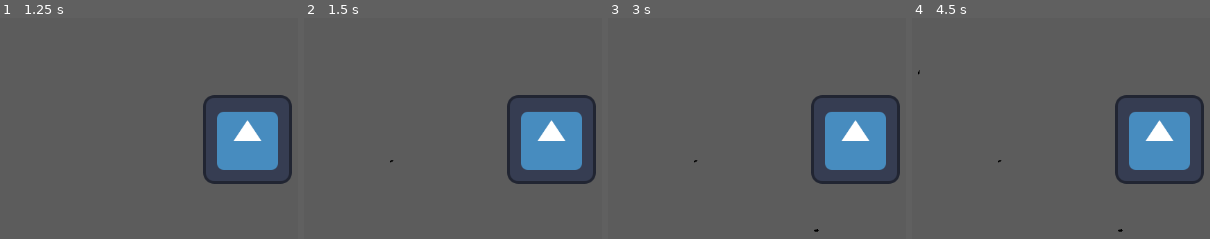
Above: before the commit, frames 1-4 (left to right).
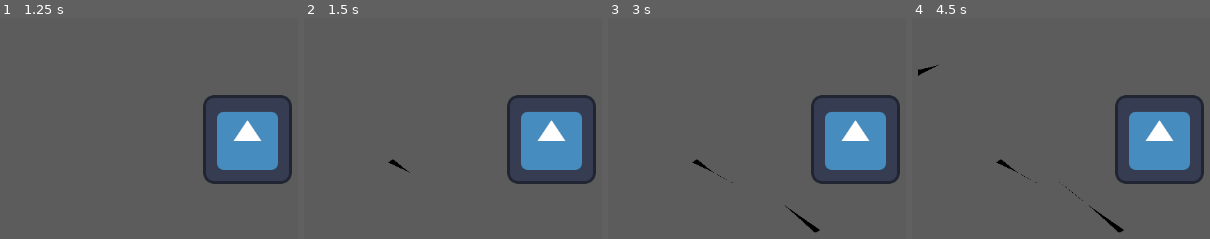
Above: after the commit, the same moments.

Repository: celyk/godot-ipad-demos
Game: Godot game, scene res://main.tscn
The game is run twice, just before and just after one commit, with the same random seed, the same clock (stepped at 60 frames per second) and the same inputs. The engine's default icon, where the game draws it, is replaced by a stand-in: a white triangle on a blue panel in a dark square.
Inputs (mouse positions are in pixels of both pictures, inside the frame that each line leads up to):
- Up to frame 1 (1.25 s): tap Enter at 0.5 s; move the mouse to (outside the picture) at 0.52 s; click (outside the picture) at 0.67 s
- Up to frame 2 (1.5 s): tap Space at 1.25 s; drag from (390, 161) to (512, 230) at 1.27 s
- Up to frame 3 (3 s): tap Enter at 2 s; move the mouse to (outside the picture) at 2.02 s; click (outside the picture) at 2.17 s; tap Space at 2.75 s; drag from (816, 230) to (616, 73) at 2.77 s
- Up to frame 4 (4.5 s): tap Enter at 3.5 s; move the mouse to (outside the picture) at 3.52 s; click (outside the picture) at 3.67 s; tap Space at 4.25 s; drag from (920, 73) to (1040, 26) at 4.27 s

Frame 1 is identical in both runs. In frame 2, 0.1% of the frame differs, in the area x 28-36%, y 63-71%; in frame 3, 0.3%; in frame 4, 0.4%, in the area x 2-72%, y 21-98%.

Commit message:
Add z component to spline for interpolating width of the stroke

Diff:
--- a/apple_pencil/assets/canvas/Stroke.gd
+++ b/apple_pencil/assets/canvas/Stroke.gd
@@ -1,81 +1,61 @@
 class_name PencilStroke extends Node2D
 
+# Array of beziers describing a 3D curve. xy is position, z is radius
 var bezier_spline : Array[Array] = []
-var bezier_spline_width : Array[float] = []
+
+# Array of colors associated with the end points of each bezier segment
 var bezier_spline_color : Array[Color] = []
 
-
+# The stroke renderer is responsible for rasterizing the spline
 var stroke_renderer := PencilStrokeRenderer.new()
 func begin():
+	# Add the stroke renderer to the SceneTree so that it can process. Might change later
 	add_child(stroke_renderer)
 
-	pass
+func add_point(position:Vector2, color:=Color.BLACK, width:=4.0):
+	# Let the previous position be the current position at the beginning
+	var prev_position = Vector3(position.x, position.y, width)
 
-func add_point(position:Vector2, color:=Color.BLACK, width:=4.0):
-	var prev_position = position
+	# If the spline contains any segments, set the previous position to the known endpoint
 	if bezier_spline:
 		prev_position = bezier_spline.back()[3]
 
-	add_bezier(prev_position, prev_position, position, position)
-	bezier_spline_width += [width]
+	add_bezier(prev_position, prev_position, Vector3(position.x, position.y, width), Vector3(position.x, position.y, width))
 	bezier_spline_color += [color]
 
-	queue_redraw()
+	# Smooth out the spline so that it passes through each point
 	smooth()
 
-	''''var start : Vector2 = (bezier_spline.back()[0])
-	var control_1 : Vector2 = (bezier_spline.back()[1])
-	var control_2 : Vector2 = (bezier_spline.back()[2])
-	var end : Vector2 = (bezier_spline.back()[3])
-
-	var start_width : float = bezier_spline_width[max(bezier_spline_width.size()-2,0)]
-	var end_width : float = bezier_spline_width.back()
-
-	stroke_renderer.add_bezier(
-			Vector3(start.x,start.y,start_width),
-			Vector3(control_1.x,control_1.y,0),
-			Vector3(control_2.x,control_2.y,0),
-			Vector3(end.x,end.y,end_width) )
-
-	stroke_renderer.refresh()'''
-
+	# Add the latest piece to the stroke renderer
 	render_b(bezier_spline.size()-2)
 
+	# Give the renderer a chance to update given the new information
 	stroke_renderer.refresh()
 
-	#end()
-
-func add_bezier(start:Vector2, control_1:Vector2, control_2:Vector2, end:Vector2):
+func add_bezier(start:Vector3, control_1:Vector3, control_2:Vector3, end:Vector3):
 	bezier_spline.append([start, control_1, control_2, end])
 
 
 func render_b(i:int):
-	var start : Vector2 = (bezier_spline[i][0])
-	var control_1 : Vector2 = (bezier_spline[i][1])
-	var control_2 : Vector2 = (bezier_spline[i][2])
-	var end : Vector2 = (bezier_spline[i][3])
-
-	var end_width : float = bezier_spline_width[ min(i+1,bezier_spline.size()-1) ]
-
-	stroke_renderer.add_bezier(
-			Vector3(start.x,start.y,bezier_spline_width[i]),
-			Vector3(control_1.x,control_1.y,0),
-			Vector3(control_2.x,control_2.y,0),
-			Vector3(end.x,end.y,end_width) )
+	var start : Vector3 = (bezier_spline[i][0])
+	var control_1 : Vector3 = (bezier_spline[i][1])
+	var control_2 : Vector3 = (bezier_spline[i][2])
+	var end : Vector3 = (bezier_spline[i][3])
+	stroke_renderer.add_bezier(start, control_1, control_2, end)
 
 func end():
 	#smooth()
 
-	for i in range(bezier_spline.size()-1,bezier_spline.size()):
-		render_b(i)
+	#for i in range(bezier_spline.size()-1,bezier_spline.size()):
+	#	render_b(i)
 
 	stroke_renderer.refresh()
 
 func smooth():
 	for i in range(1, bezier_spline.size()):
-		var a : Vector2 = bezier_spline[i-1][0]
-		var b : Vector2 = bezier_spline[i][0]
-		var c : Vector2 = bezier_spline[i][3]
+		var a : Vector3 = bezier_spline[i-1][0]
+		var b : Vector3 = bezier_spline[i][0]
+		var c : Vector3 = bezier_spline[i][3]
 
 		# Approximate derivative using secant
 		var slope := (c-a) / 2.0
@@ -83,27 +63,3 @@
 		# Apply formula to compute control point from velocity and set the neighbouring control points
 		bezier_spline[i-1][2] = b-slope / 3.0
 		bezier_spline[i][1] = b+slope / 3.0
-
-	queue_redraw()
-
-#func _process(delta:float) -> void:
-#	queue_redraw()=
-
-func _draw() -> void:
-	return
-
-	for i in range(1, bezier_spline.size()):
-		var start : Vector2 = (bezier_spline[i][0])
-		var control_1 : Vector2 = (bezier_spline[i][1])
-		var control_2 : Vector2 = (bezier_spline[i][2])
-		var end : Vector2 = (bezier_spline[i][3])
-
-		var prev_sub_point = start
-		const subdivisions := 2
-		for j in range(1, subdivisions+1):
-			var t : float = j / float(subdivisions)
-
-			var sub_point := start.bezier_interpolate(control_1, control_2, end, t)
-			draw_line(prev_sub_point, sub_point, Color.SKY_BLUE, 1.0, true)
-
-			prev_sub_point = sub_point
--- a/apple_pencil/assets/canvas/StrokeRenderer.gd
+++ b/apple_pencil/assets/canvas/StrokeRenderer.gd
@@ -65,7 +65,7 @@
 
 
 			var sub_point := start.bezier_interpolate(control_1, control_2, end, t)
-			sub_point.z = (start.lerp(end,t)).z
+			#sub_point.z = (start.lerp(end,t)).z
 			var sub_tangent := start.bezier_derivative(control_1, control_2, end, t)
 
 			var sub_normal = _Vector2(sub_tangent)
--- a/apple_pencil/assets/canvas/canvas.gd
+++ b/apple_pencil/assets/canvas/canvas.gd
@@ -34,8 +34,6 @@
 	var width : float = event.pressure * 30.0
 	width *= 1.0 / (get_parent().global_transform as Transform2D)[0].length()
 
-	print(get_parent().global_transform)
-
 	preview_stroke.add_point(_screen_to_local(event.position), Color.BLUE_VIOLET, width)
 
 func submit_stroke(event: InputEvent):
--- a/apple_pencil/project.godot
+++ b/apple_pencil/project.godot
@@ -15,6 +15,11 @@
 config/features=PackedStringArray("4.3", "Mobile")
 config/icon="res://icon.svg"
 
+[display]
+
+window/size/mode=3
+window/size/borderless=true
+
 [rendering]
 
 renderer/rendering_method="mobile"
@@ -23,19 +28,19 @@
 [xogot]
 
 project/editorState=[{
-"column": 74,
-"line": 34,
-"path": "res://assets/canvas/canvas.gd",
+"column": 0,
+"line": 68,
+"path": "res://assets/canvas/StrokeRenderer.gd",
 "type": "file"
 }, {
 "column": 1,
 "current": true,
-"line": 92,
+"line": 50,
 "path": "res://assets/canvas/Stroke.gd",
 "type": "file"
 }]
 project/breakpoints={
-"res://assets/canvas/Stroke.gd": PackedInt32Array(49),
+"res://assets/canvas/Stroke.gd": PackedInt32Array(),
 "res://assets/canvas/StrokeRenderer.gd": PackedInt32Array(),
 "res://assets/canvas/canvas.gd": PackedInt32Array(),
 "res://main.gd": PackedInt32Array(),
